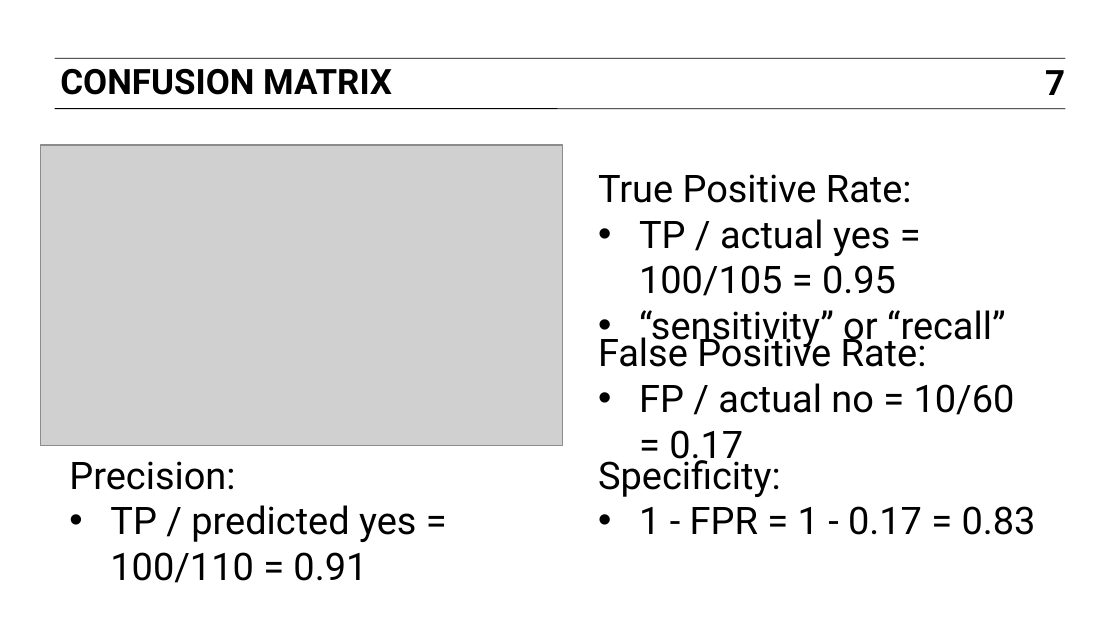
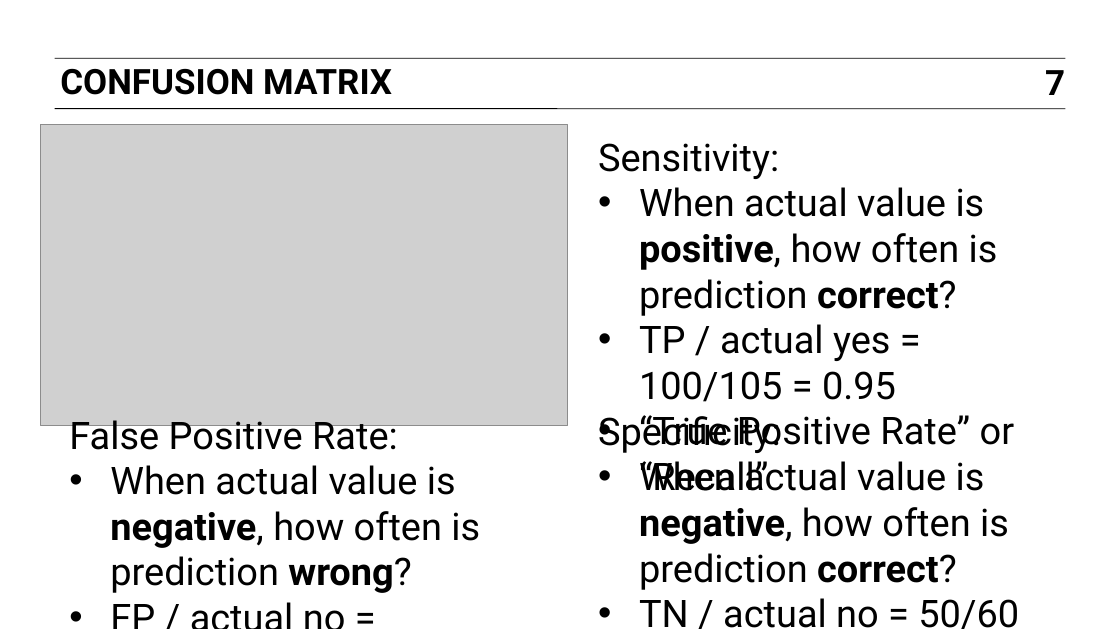
Before and after one commit to justmarkham/DAT4, a slide deck: slide 7 of slides/10_model_evaluation_metrics.pptx. Drawn at 1120x629 pixels with LibreOffice and Linux fonts; fonts in the diff are those of the drawing; grey boxes stand for pictures. Boxes give left, top, right and bottom in pixels: in the first picture for what was removed or moved away, otherwise in the second. Text is boxed around its words. In the diff, an @@ line names an element or a change of style, - is before the commit and + after.

```diff
--- a/slides/10_model_evaluation_metrics.pptx
+++ b/slides/10_model_evaluation_metrics.pptx
@@ picture: place and size @@
-picture at bbox=[40, 144, 563, 445]
+picture at bbox=[40, 125, 568, 425]
@@ text "Sensitivity:": place and size @@
-text "Sensitivity:" at bbox=[598, 174, 1006, 349]
+text "Sensitivity:" at bbox=[598, 143, 1014, 491]
@@ text at bbox=[598, 143, 998, 316]: text changed @@
-True Positive Rate:
+Sensitivity:
+• When actual value is positive, how often is prediction correct?
@@ text removed at bbox=[598, 332, 1015, 467] @@
-False Positive Rate:
-• FP / actual no = 10/60 = 0.17
@@ text "Specificity:": place and size @@
-text "Specificity:" at bbox=[598, 454, 1036, 535]
+text "Specificity:" at bbox=[598, 415, 1019, 629]
@@ text at bbox=[639, 415, 1014, 491]: text changed @@
-• “sensitivity” or “recall”
+• “True Positive Rate” or “Recall”
@@ text at bbox=[69, 420, 879, 628]: text changed @@
-Precision:
-• TP / predicted yes = 100/110 = 0.91
+False Positive Rate:
+• When actual value is negative, how often is prediction wrong?
+• FP / actual no = 10/60 = 0.17
@@ text at bbox=[639, 461, 1019, 629]: text changed @@
-• 1 - FPR = 1 - 0.17 = 0.83
+• When actual value is negative, how often is prediction correct?
+• TN / actual no = 50/60 = 0.83
```
Also in this commit, not shown: 4 other slides changed, 3 slides added, 2 other files.
